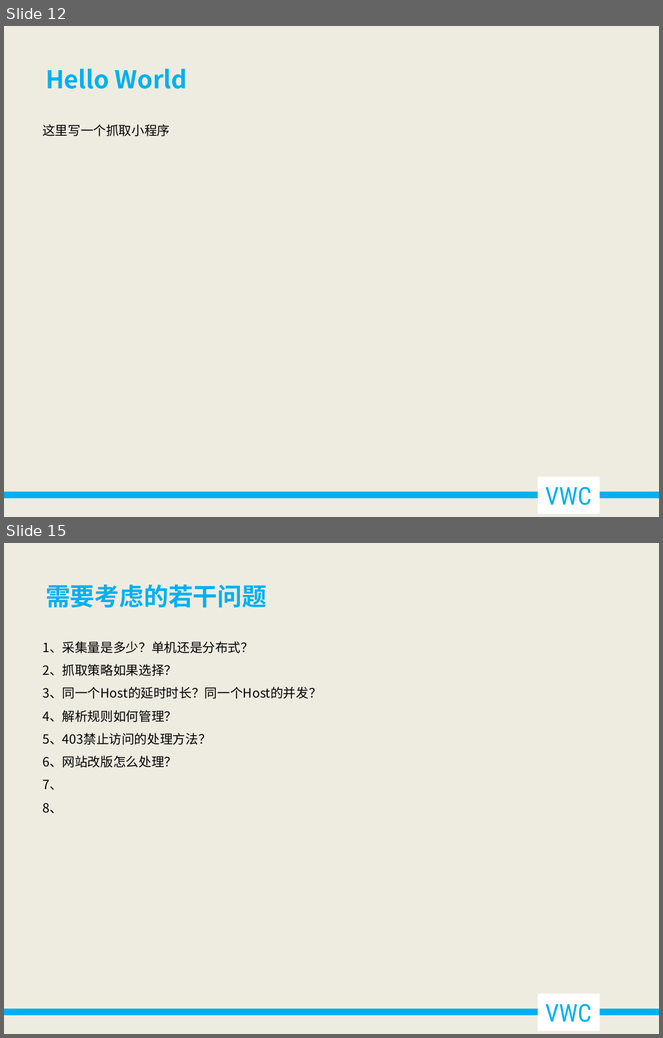
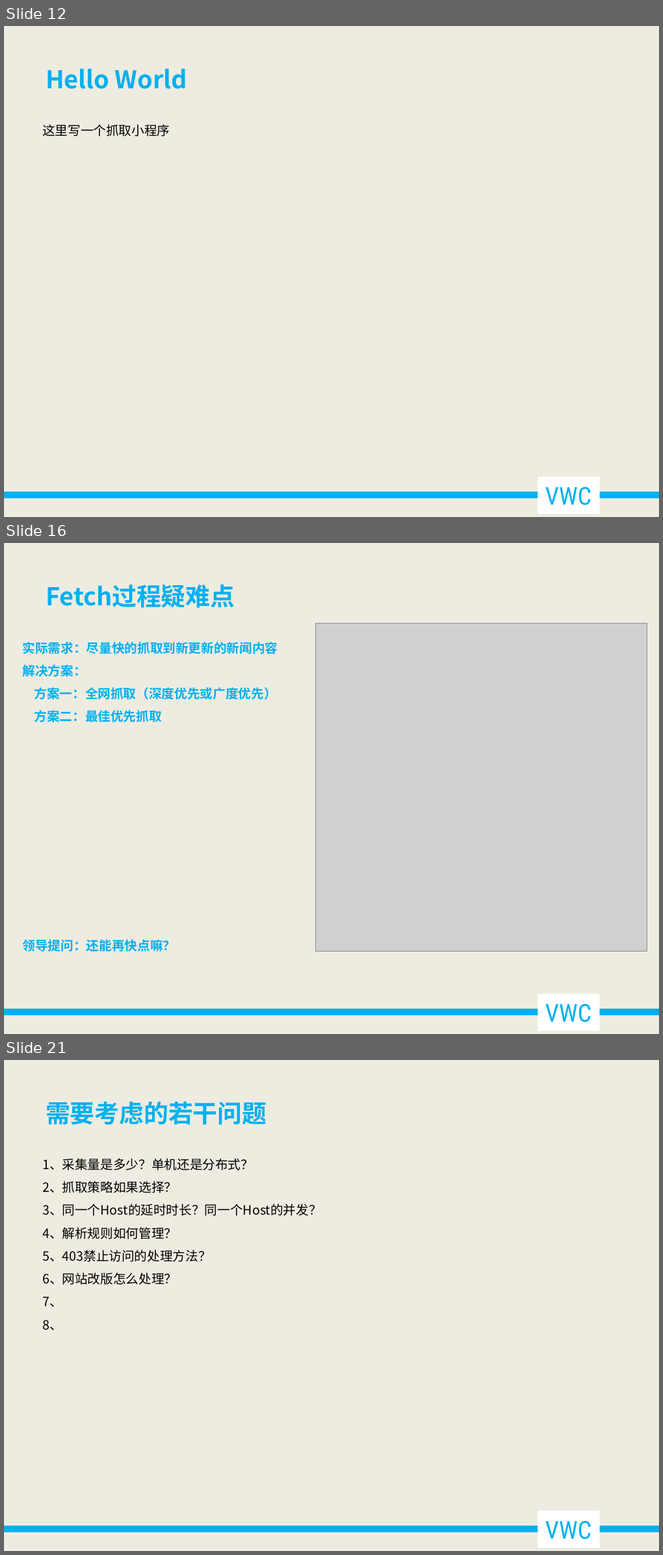
Before and after one commit to qingyu1229/qingyu1229.github.io, a slide deck: _posts/spider/细说垂直型网络爬虫.pptx. Shown one above the other, each under a label of ours: slides 12 and 15 before the commit, slides 12, 16 and 21 after it; the slides between them are not shown. The pictures are 663x1038 and 663x1555 pixels, drawn with LibreOffice and Linux fonts; fonts in the diff are those of the drawing; grey boxes stand for pictures. Boxes give left, top, right and bottom in pixels: in the first picture for what was removed or moved away, otherwise in the second. Text is boxed around its words. In the diff, an @@ line names an element or a change of style, - is before the commit and + after.

```diff
--- a/_posts/spider/细说垂直型网络爬虫.pptx
+++ b/_posts/spider/细说垂直型网络爬虫.pptx
@@ slide 16 added at <box>4,543,659,1034</box>, background #EEECE1; not listed: 2 template elements that a slide beside it also shows @@
@@ text added at <box>46,585,235,608</box>, 27 pt, text #00B0F0, bold @@
+Fetch过程疑难点
@@ picture added at <box>316,624,648,951</box> @@
@@ text added at <box>23,642,278,952</box>, 14 pt, text #00B0F0, bold @@
+实际需求：尽量快的抓取到新更新的新闻内容
+解决方案：
+方案一：全网抓取（深度优先或广度优先）
+方案二：最佳优先抓取
+领导提问：还能再快点嘛？
@@ what was slide 15 is now slide 21 @@
```
Also in this commit, not shown: 3 slides changed, 5 other slides added.
